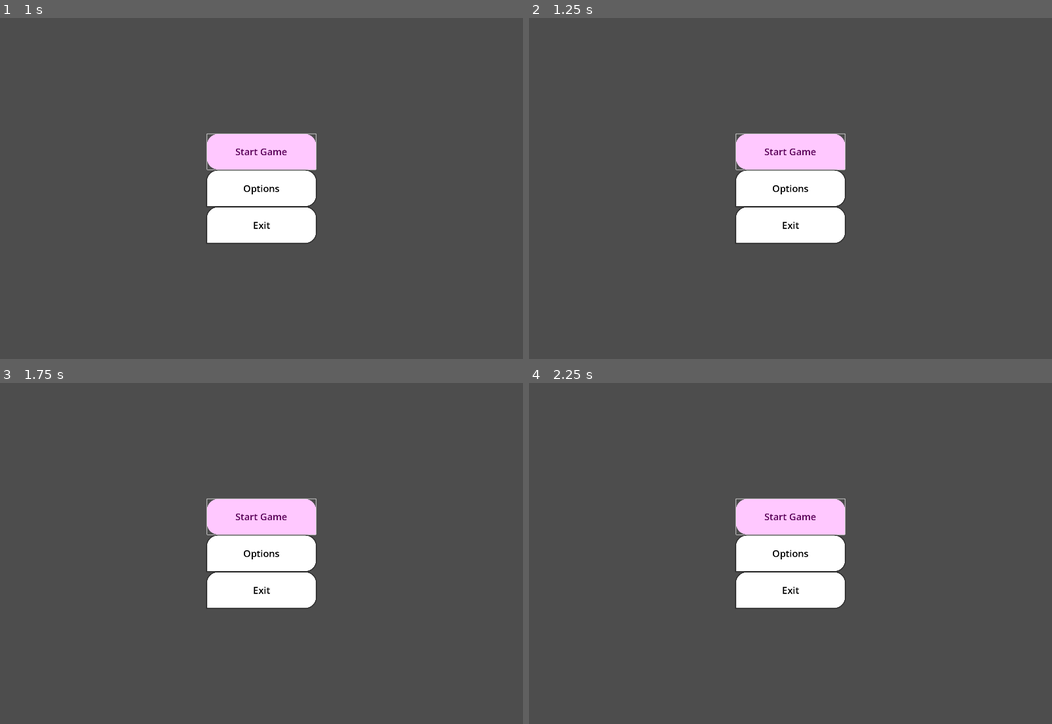
Above: before the commit, frames 1-4 (two rows, left to right).
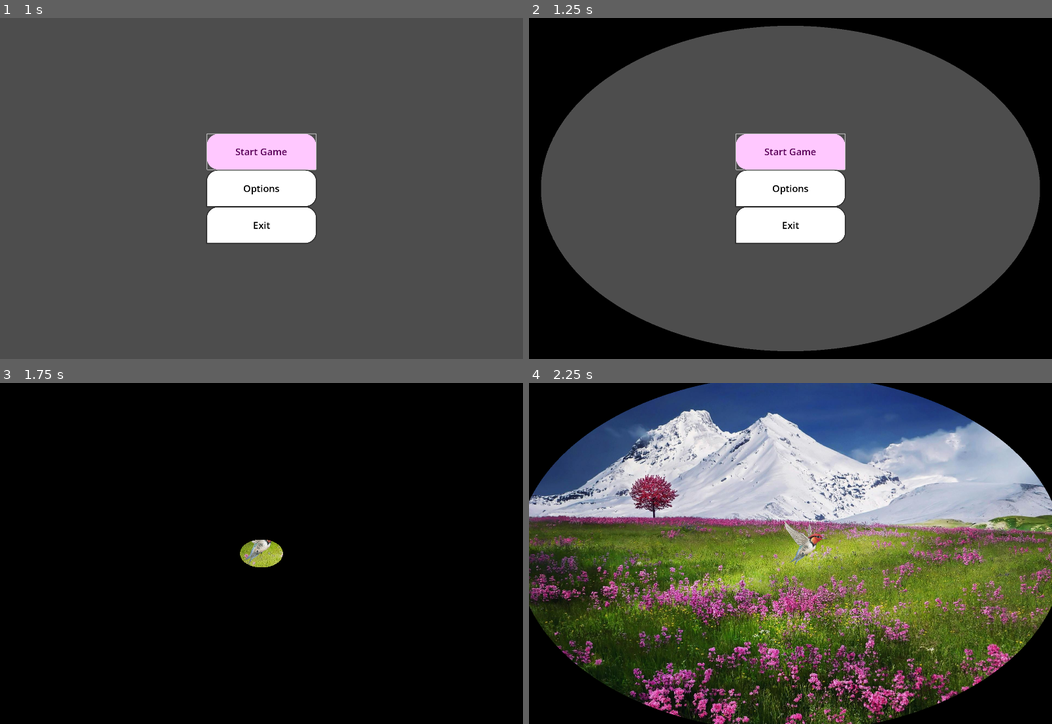
Above: after the commit, the same moments.

Repository: tarikdemiroren/FlappyHawk
Game: Godot game, scene res://scenes/interface/main_screen.tscn
Two runs of this game, one before a commit and one after it. Both use one fixed random seed, a clock stepped at 60 frames per second and the inputs below. Before the commit the project has no main scene; this scene is started directly in both runs.
Inputs:
- Up to frame 1 (1 s): click "Start Game" at 0.5 s
- Up to frame 2 (1.25 s): no input
- Up to frame 3 (1.75 s): click "Start Game" at 1.25 s
- Up to frame 4 (2.25 s): tap Enter (ui_accept) at 2 s; hold Right (ui_right) from 2.03 s (still down)

Frame 1 is identical in both runs. In frame 2, 29% of the frame differs, in the area x 0-100%, y 0-100%; in frame 3, 100%; in frame 4, 99%.

Commit message:
Add fade in to the game scene

Diff:
--- a/project.godot
+++ b/project.godot
@@ -11,7 +11,9 @@
 [application]
 
 config/name="FlappyBirdClone"
+run/main_scene="res://scenes/interface/main_screen.tscn"
 config/features=PackedStringArray("4.3", "Mobile")
+run/max_fps=120
 config/icon="res://icon.svg"
 
 [display]
--- a/scenes/interface/game_world.tscn
+++ b/scenes/interface/game_world.tscn
@@ -1,17 +1,24 @@
-[gd_scene load_steps=6 format=3 uid="uid://084rl3mtbu53"]
+[gd_scene load_steps=9 format=3 uid="uid://084rl3mtbu53"]
 
-[ext_resource type="Texture2D" uid="uid://5fvcerjug5r3" path="res://assets/images/natureBackground.jpg" id="1_31knf"]
-[ext_resource type="Script" path="res://scripts/interface/game_world.gd" id="1_hwhcm"]
-[ext_resource type="PackedScene" uid="uid://byeuafk0qui6j" path="res://scenes/enemy/enemy_tuple.tscn" id="2_0dyg7"]
-[ext_resource type="PackedScene" uid="uid://b02s5t6nlvhwr" path="res://scenes/player/bird.tscn" id="2_mkugf"]
+[ext_resource type="Script" path="res://scripts/interface/game_world.gd" id="1_kslu6"]
+[ext_resource type="PackedScene" uid="uid://byeuafk0qui6j" path="res://scenes/enemy/enemy_tuple.tscn" id="2_33hkd"]
+[ext_resource type="Texture2D" uid="uid://5fvcerjug5r3" path="res://assets/images/natureBackground.jpg" id="3_3ynnq"]
+[ext_resource type="PackedScene" uid="uid://b02s5t6nlvhwr" path="res://scenes/player/bird.tscn" id="4_ar8wf"]
+[ext_resource type="Shader" path="res://scripts/interface/main_screen_fade_out.gdshader" id="5_o5y45"]
+[ext_resource type="Script" path="res://scripts/interface/fade_overlay.gd" id="6_12guc"]
 
 [sub_resource type="LabelSettings" id="LabelSettings_csxbs"]
 line_spacing = 4.0
 font_size = 43
 
+[sub_resource type="ShaderMaterial" id="ShaderMaterial_67670"]
+shader = ExtResource("5_o5y45")
+shader_parameter/circle_radius = 0.299
+shader_parameter/screen_center = Vector2(0.5, 0.5)
+
 [node name="GameWorld" type="Node2D"]
-script = ExtResource("1_hwhcm")
-enemy_scene = ExtResource("2_0dyg7")
+script = ExtResource("1_kslu6")
+enemy_scene = ExtResource("2_33hkd")
 
 [node name="BoxContainer" type="BoxContainer" parent="."]
 clip_contents = true
@@ -31,14 +38,23 @@
 layout_mode = 2
 size_flags_horizontal = 6
 size_flags_vertical = 6
-texture = ExtResource("1_31knf")
+texture = ExtResource("3_3ynnq")
 stretch_mode = 4
 metadata/_edit_use_anchors_ = true
 
-[node name="Bird" parent="." instance=ExtResource("2_mkugf")]
-position = Vector2(200, 128)
+[node name="Bird" parent="." instance=ExtResource("4_ar8wf")]
+position = Vector2(960, 568)
 
 [node name="ScoreLabel" type="Label" parent="."]
 offset_right = 40.0
 offset_bottom = 23.0
 label_settings = SubResource("LabelSettings_csxbs")
+
+[node name="FadeOverlay" type="ColorRect" parent="."]
+modulate = Color(0, 0, 0, 1)
+material = SubResource("ShaderMaterial_67670")
+offset_right = 1922.0
+offset_bottom = 1252.0
+size_flags_horizontal = 3
+color = Color(0, 0, 0, 1)
+script = ExtResource("6_12guc")
--- a/scenes/interface/main_screen.tscn
+++ b/scenes/interface/main_screen.tscn
@@ -24,8 +24,8 @@
 shadow_size = 5
 
 [sub_resource type="ShaderMaterial" id="ShaderMaterial_v51xe"]
-shader = ExtResource("2_oic3f")
-shader_parameter/circle_radius = 0.942
+shader = ExtResource("2_ghii1")
+shader_parameter/circle_radius = 0.275
 shader_parameter/screen_center = Vector2(0.5, 0.5)
 
 [node name="MainScreen" type="Control"]
--- a/scripts/interface/fade_overlay.gd
+++ b/scripts/interface/fade_overlay.gd
@@ -1,8 +1,15 @@
 extends ColorRect
 
-func start_fade():
+func start_fade_in():
+	self.material.set("shader_parameter/circle_radius", 1.0)
 	var tween = get_tree().create_tween()
 	# Animate the shader parameter "circle_radius" from 0.0 to 1.5 over time
 	tween.tween_property(self.material, "shader_parameter/circle_radius", 0.0, 1.0).set_trans(Tween.TRANS_SINE).set_ease(Tween.EASE_IN)
 	await tween.finished  # Wait until the tween finishes
-	get_tree().quit()  # Quit after the effect is done
+
+func start_fade_out():
+	self.material.set("shader_parameter/circle_radius", 0.0)
+	var tween = get_tree().create_tween()
+	# Animate the shader parameter "circle_radius" from 0.0 to 1.5 over time
+	tween.tween_property(self.material, "shader_parameter/circle_radius", 1.0, 1.0).set_trans(Tween.TRANS_SINE).set_ease(Tween.EASE_IN)
+	await tween.finished  # Wait until the tween finishes
--- a/scripts/interface/game_world.gd
+++ b/scripts/interface/game_world.gd
@@ -6,10 +6,13 @@
 @export var enemy_scene: PackedScene
 @onready var player = $Bird
 @onready var scoreLabel = $ScoreLabel
+@onready var fadeScreen = $FadeOverlay
 
 # Called when the node enters the scene tree for the first time.
 func _ready() -> void:
 	game_start()
+	await fadeScreen.start_fade_out()
+	fadeScreen.hide()
 
 func game_start():
 	screen_width = get_viewport_rect().size.x
--- a/scripts/interface/main_screen.gd
+++ b/scripts/interface/main_screen.gd
@@ -5,23 +5,31 @@
 @onready var exitButton = $ButtonsContainer/ExitButton
 @onready var fadeOverlay = $FadeOverlay
 
+@export var startScene : PackedScene
+
 # Called when the node enters the scene tree for the first time.
 func _ready() -> void:
 	startButton.pressed.connect(_on_start_pressed)
 	optionsButton.pressed.connect(_on_options_pressed)
 	exitButton.pressed.connect(_on_exit_pressed)
+
 	fadeOverlay.hide()
+
+	startScene = preload("res://scenes/interface/game_world.tscn")
 
 # Called every frame. 'delta' is the elapsed time since the previous frame.
 func _process(delta: float) -> void:
 	pass
 
 func _on_start_pressed():
-	pass
+	fadeOverlay.show()
+	await fadeOverlay.start_fade_in()
+	get_tree().change_scene_to_packed(startScene)
 
 func _on_options_pressed():
 	pass
 
 func _on_exit_pressed():
 	fadeOverlay.show()
-	fadeOverlay.start_fade()
+	await fadeOverlay.start_fade_in()
+	get_tree().quit()  # Quit after the effect is done
Not shown: 3 places in scenes/interface/main_screen.tscn that only renumber resources
